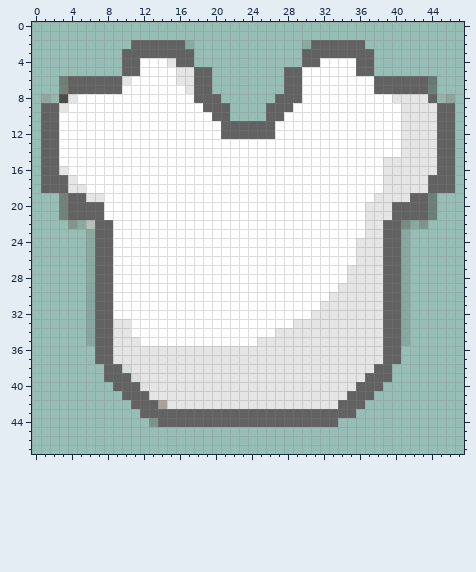
Pixel-art sprite -- webroot/img/sprites/T-shirt.png. This is how it looked before the edit.
The file is 48x48 pixels. Pixels under 10% opacity are left out. Colours within 5 levels of each other are drawn and written as one.
And afterwards:
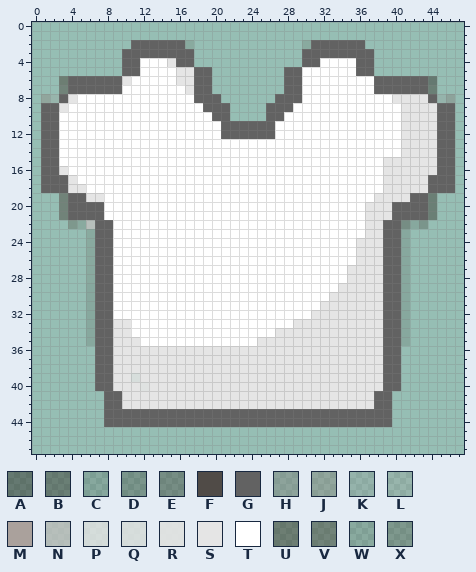
Palette (. is transparent): A #1306005f  B #20140c5f  C #21150d21  D #21150d3e  E #392e2657  F #504b47  G #626262  H #7c75705d  J #877c755d  K #928e8c3b  L #9d95903b  M #aaa19c  N #c4c0beb5  P #e5e5e5ca  Q #e5e5e5d1  R #e5e5e5ec  S #e5e5e5  T #ffffff  U #2713065f  V #3320155f  W #34211521  X #3421153e
Changes in this commit:
@@ x 1..5 @@
  7 ..VGG
- 8 JLFST
+ 8 JLGST
  9 GGSTT
@@ x 0..47 @@
 37 .......GGSSSSSSSSSSSSSSSSSSSSSSSSSSSSSSGG.......
-38 ........GGPSSSSSSSSSSSSSSSSSSSSSSSSSSSGG........
-39 ........GGGQSSSSSSSSSSSSSSSSSSSSSSSSSGGG........
-40 .........GGGRSSSSSSSSSSSSSSSSSSSSSSSGGG.........
-41 ..........GGGSSSSSSSSSSSSSSSSSSSSSSGGG..........
-42 ...........GGGMSSSSSSSSSSSSSSSSSSSGGG...........
-43 ............GGGGGGGGGGGGGGGGGGGGGGGG............
-44 .............DGGGGGGGGGGGGGGGGGGGG..............
+38 .......GGSSSSSSSSSSSSSSSSSSSSSSSSSSSSSSGG.......
+39 .......GGSSQSSSSSSSSSSSSSSSSSSSSSSSSSSSGG.......
+40 .......GGSSSRSSSSSSSSSSSSSSSSSSSSSSSSSSGG.......
+41 ........GGSSSSSSSSSSSSSSSSSSSSSSSSSSSSGG........
+42 ........GGSSSSSSSSSSSSSSSSSSSSSSSSSSSSGG........
+43 ........GGGGGGGGGGGGGGGGGGGGGGGGGGGGGGGG........
+44 ........GGGGGGGGGGGGGGGGGGGGGGGGGGGGGGGG........
 45 ................................................
